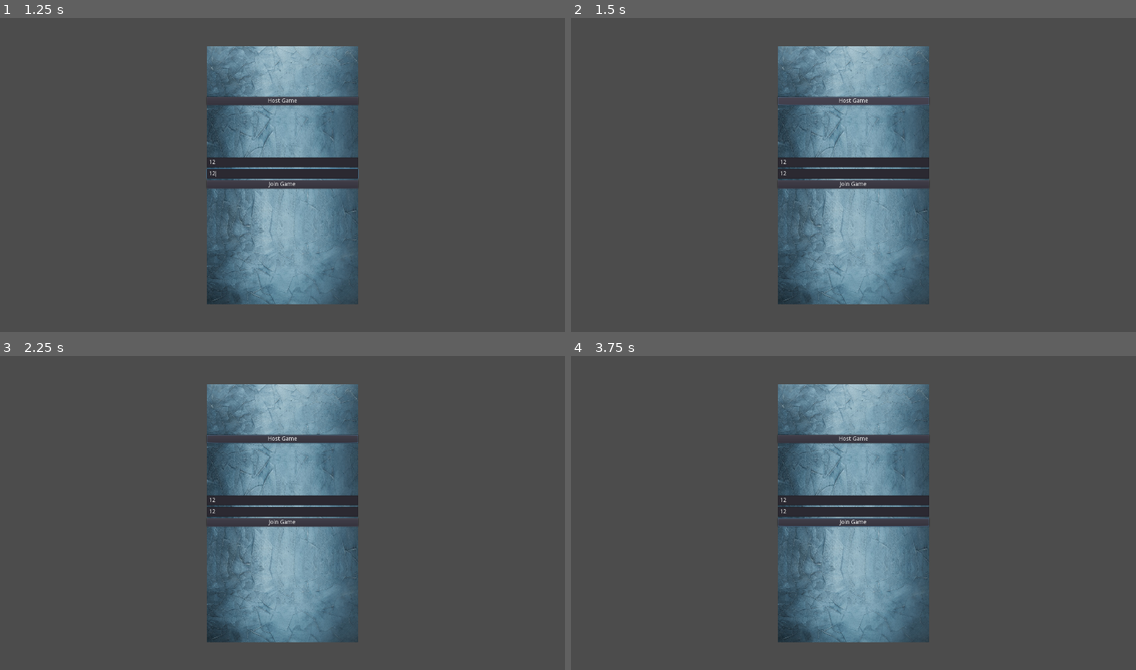
Above: before the commit, frames 1-4 (two rows, left to right).
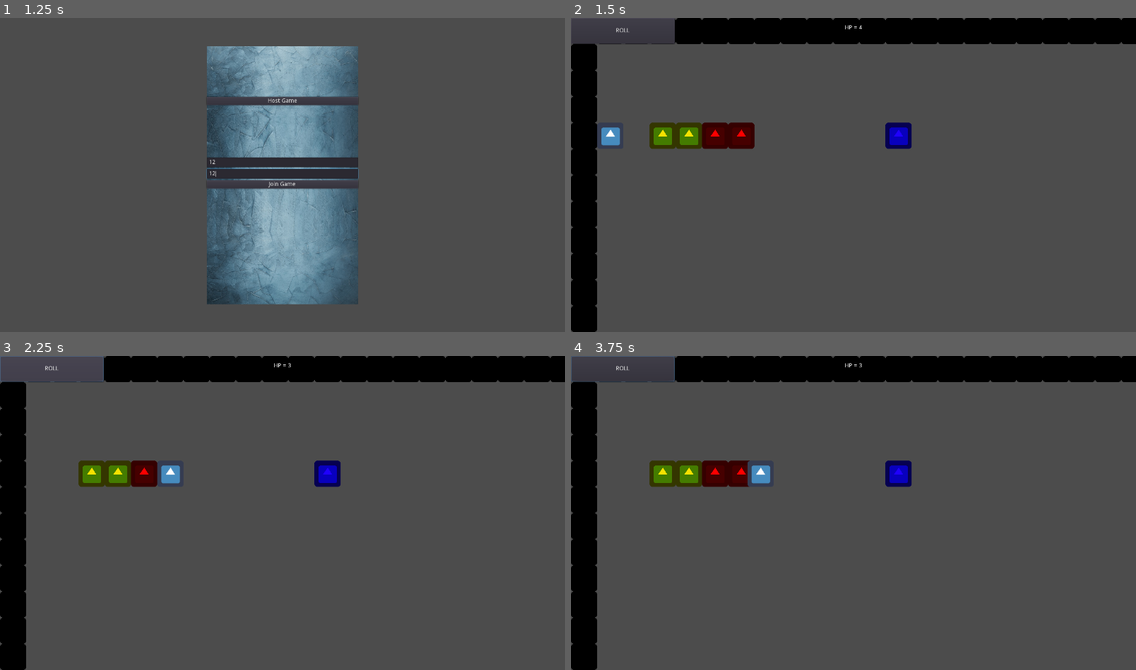
Above: after the commit, the same moments.

Repository: ilipovcev/FourX
Game: Godot game, scene res://StartMenu/Menu.tscn
Same seed, same stepped clock (60 frames per second), same inputs: the game is played once before the commit and once after it. The engine's default icon, where the game draws it, is replaced by a stand-in: a white triangle on a blue panel in a dark square.
Inputs (mouse positions are in pixels of both pictures, inside the frame that each line leads up to):
- Up to frame 1 (1.25 s): click (282, 162) at 0.52 s; type "12" at 0.6 s; click (282, 175) at 0.75 s; type "12" at 0.83 s
- Up to frame 2 (1.5 s): click "Host Game" at 1.25 s
- Up to frame 3 (2.25 s): click (50, 368) at 2 s, where only the run after the commit has a clickable "ROLL"
- Up to frame 4 (3.75 s): click (853, 522) at 2.75 s, where only the run before the commit has a clickable "Join Game"; move the mouse to (977, 497) at 3.52 s; hold Right (ui_right) from 3.53 s (still down)

Frame 1 is identical in both runs. In frame 2, 33% of the frame differs, in the area x 0-100%, y 0-100%; in frame 3, 32%; in frame 4, 32%.

Commit message:
Игра включается после нажатия на кнопку Host Game.

Diff:
--- a/StartMenu/Menu.gd
+++ b/StartMenu/Menu.gd
@@ -1,6 +1,4 @@
 extends Control
-
-
 
 func _ready():
 	pass
@@ -8,3 +6,17 @@
 
 func _on_HostButton_pressed():
 	Server.connectServer()
+	get_tree().change_scene("res://Game.tscn")
+
+
+func _on_JoinButton_pressed():
+	var inputIP = get_node("NinePatchRect/VBoxContainer/InputIP").get_text()
+	var inputPort = get_node("NinePatchRect/VBoxContainer/InputPort").get_text()
+
+	if inputIP == "":
+		print("Invalid value")
+		return
+
+	if inputPort == "":
+		print("Invalid value")
+		return
